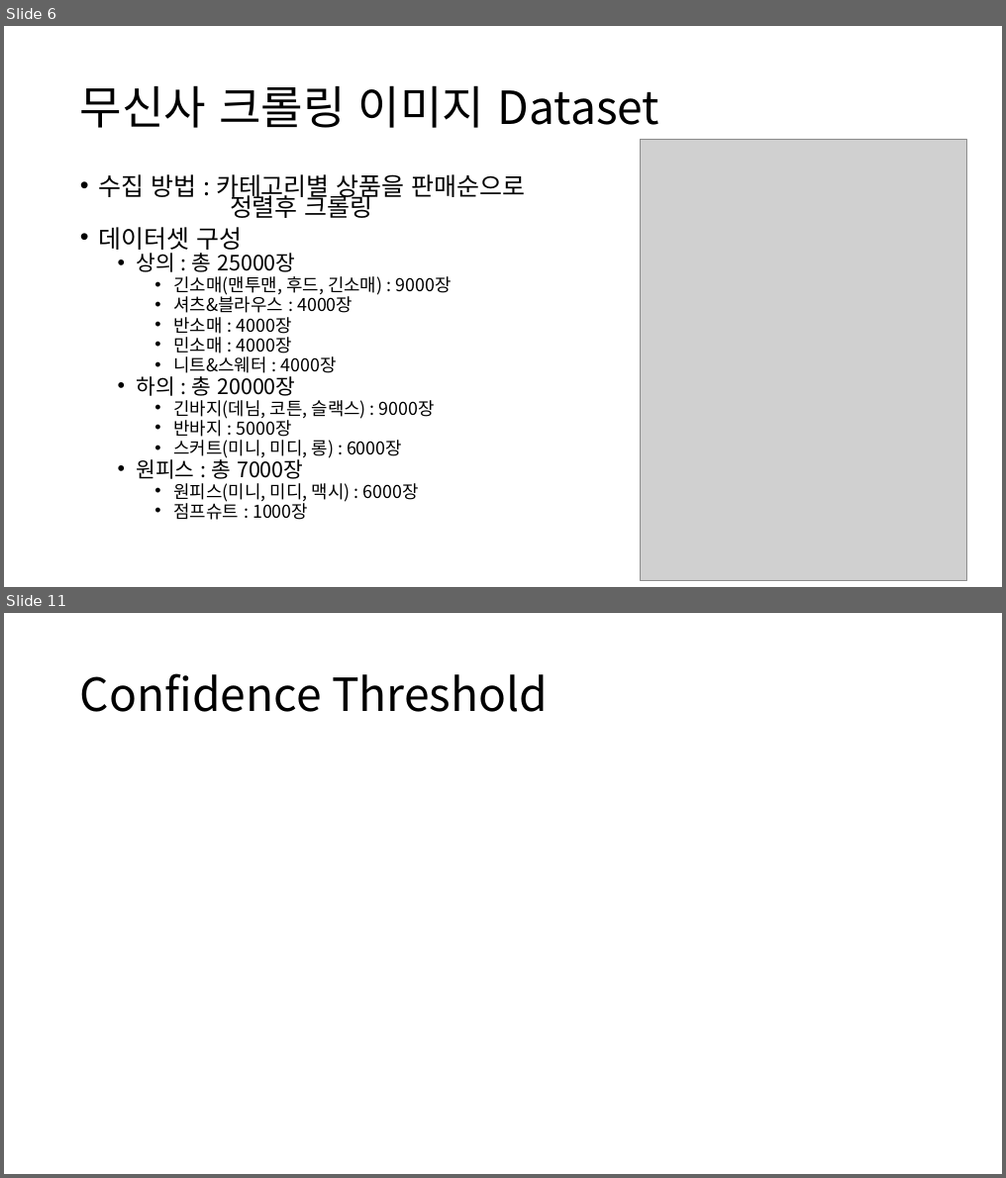
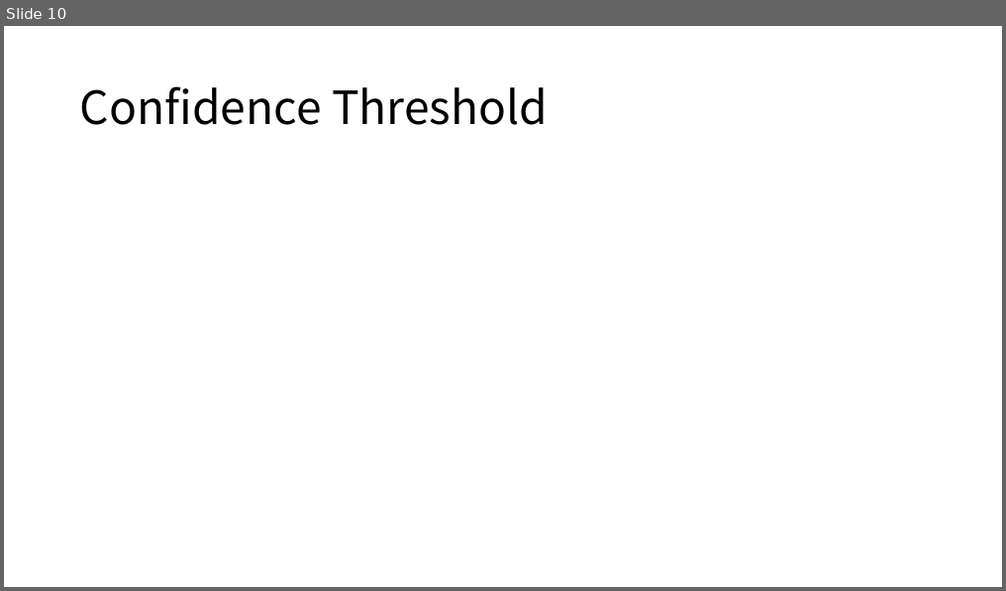
Before and after one commit to Playdata-G-DA35/DA35-final-team2-Item_Classification_RPA, a slide deck: documents/Clothes Detection 모델 보고서.pptx. Shown one above the other, each under a label of ours: slides 6 and 11 before the commit, slide 10 after it; the slides between them are not shown. The pictures are 1006x1178 and 1006x591 pixels, drawn with LibreOffice and Linux fonts; fonts in the diff are those of the drawing; grey boxes stand for pictures. Boxes give left, top, right and bottom in pixels: in the first picture for what was removed or moved away, otherwise in the second. Text is boxed around its words. In the diff, an @@ line names an element or a change of style, - is before the commit and + after.

```diff
--- a/documents/Clothes Detection 모델 보고서.pptx
+++ b/documents/Clothes Detection 모델 보고서.pptx
@@ slide 6 removed at [4, 26, 1002, 587], background #FFFFFF @@
@@ title removed at [80, 85, 660, 128] @@
-무신사 크롤링 이미지 Dataset
@@ picture removed at [640, 139, 966, 581] @@
@@ text removed at [99, 174, 526, 520] @@
-• 수집 방법 : 카테고리별 상품을 판매순으로
-  정렬후 크롤링
-• 데이터셋 구성
-  • 상의 : 총 25000장
-    • 긴소매(맨투맨, 후드, 긴소매) : 9000장
-    • 셔츠&블라우스 : 4000장
-    • 반소매 : 4000장
-    • 민소매 : 4000장
-    • 니트&스웨터 : 4000장
-  • 하의 : 총 20000장
-    • 긴바지(데님, 코튼, 슬랙스) : 9000장
-    • 반바지 : 5000장
-    • 스커트(미니, 미디, 롱) : 6000장
-  • 원피스 : 총 7000장
-    • 원피스(미니, 미디, 맥시) : 6000장
-    • 점프슈트 : 1000장
@@ what was slide 11 is now slide 10 @@
```
Also in this commit, not shown: 8 slides changed, 4 slides added, 1 other file.
